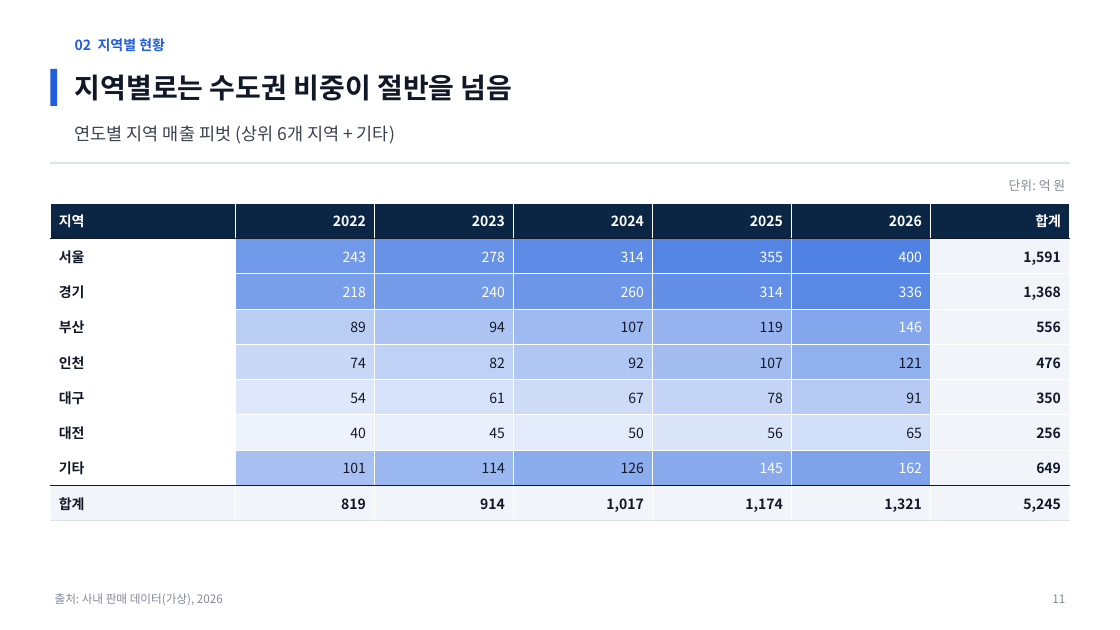
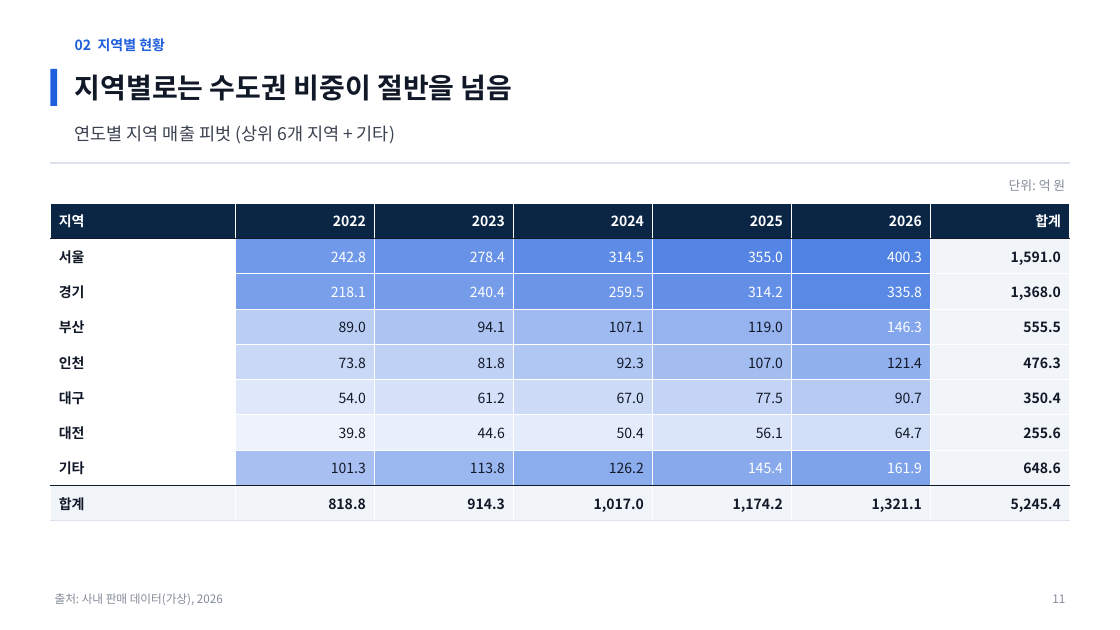
Before and after one commit to coindesktop/Awesome-PPT-SKILL, a slide deck: slide 11 of examples/sales-report/deck.pptx. Drawn at 1120x630 pixels with LibreOffice and Linux fonts; fonts in the diff are those of the drawing. Boxes give left, top, right and bottom in pixels: in the first picture for what was removed or moved away, otherwise in the second. Text is boxed around its words. In the diff, an @@ line names an element or a change of style, - is before the commit and + after.

```diff
--- a/examples/sales-report/deck.pptx
+++ b/examples/sales-report/deck.pptx
@@ table at (50,203,1072,521) @@
-row 2: 서울 | 243 | 278 | 314 | 355 | 400 | 1,591
+row 2: 서울 | 242.8 | 278.4 | 314.5 | 355.0 | 400.3 | 1,591.0
-row 3: 경기 | 218 | 240 | 260 | 314 | 336 | 1,368
+row 3: 경기 | 218.1 | 240.4 | 259.5 | 314.2 | 335.8 | 1,368.0
-row 4: 부산 | 89 | 94 | 107 | 119 | 146 | 556
+row 4: 부산 | 89.0 | 94.1 | 107.1 | 119.0 | 146.3 | 555.5
-row 5: 인천 | 74 | 82 | 92 | 107 | 121 | 476
+row 5: 인천 | 73.8 | 81.8 | 92.3 | 107.0 | 121.4 | 476.3
-row 6: 대구 | 54 | 61 | 67 | 78 | 91 | 350
+row 6: 대구 | 54.0 | 61.2 | 67.0 | 77.5 | 90.7 | 350.4
-row 7: 대전 | 40 | 45 | 50 | 56 | 65 | 256
+row 7: 대전 | 39.8 | 44.6 | 50.4 | 56.1 | 64.7 | 255.6
-row 8: 기타 | 101 | 114 | 126 | 145 | 162 | 649
+row 8: 기타 | 101.3 | 113.8 | 126.2 | 145.4 | 161.9 | 648.6
-row 9: 합계 | 819 | 914 | 1,017 | 1,174 | 1,321 | 5,245
+row 9: 합계 | 818.8 | 914.3 | 1,017.0 | 1,174.2 | 1,321.1 | 5,245.4
```
Also in this commit, not shown: 3 other slides changed, 27 other files.
